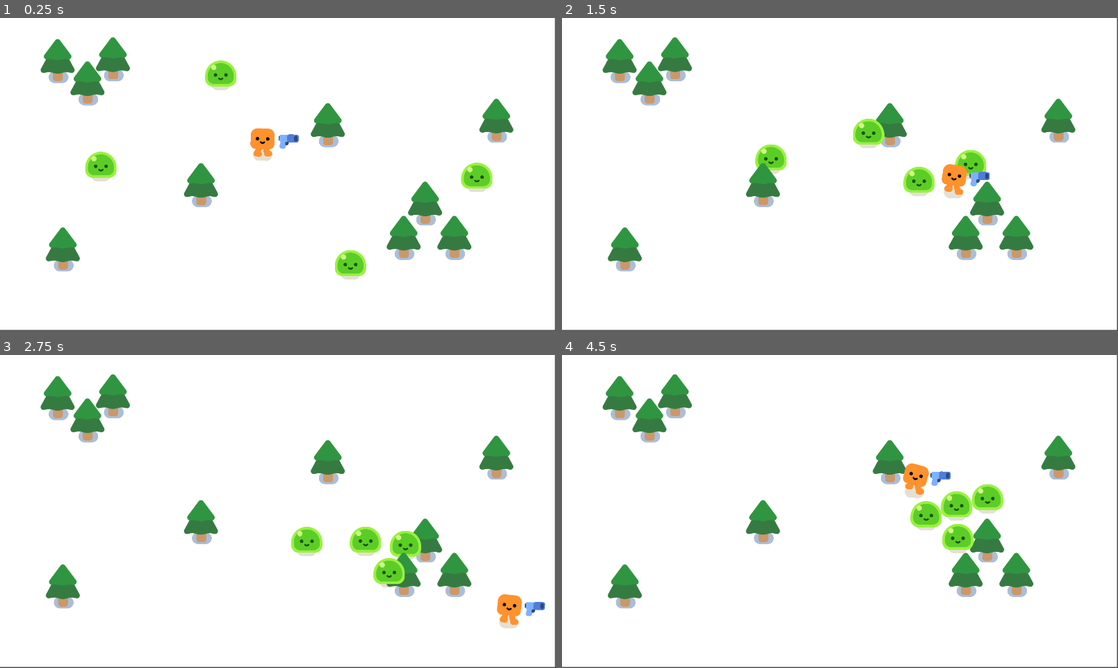
Above: before the commit, frames 1-4 (two rows, left to right).
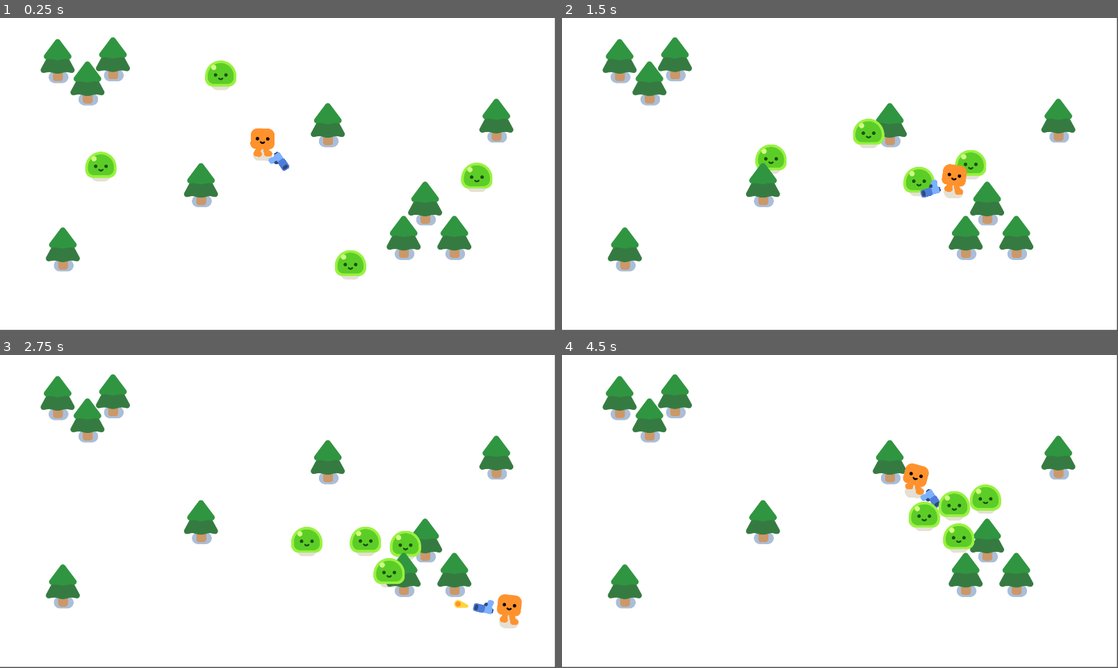
Above: after the commit, the same moments.

Repository: CWong1111/Cartoon-cute
Game: Godot game, scene res://survivors_game.tscn
Two runs of this game, one before a commit and one after it. Both use one fixed random seed, a clock stepped at 60 frames per second and the inputs below.
Inputs:
- Up to frame 1 (0.25 s): no input
- Up to frame 2 (1.5 s): hold D (move_right) 0.53-1.28 s; hold S (move_down) from 1.28 s (still down)
- Up to frame 3 (2.75 s): release S (move_down) at 2.03 s; hold D (move_right) from 2.03 s (still down)
- Up to frame 4 (4.5 s): release D (move_right) at 2.78 s; hold W (move_up) 2.78-3.53 s; hold A (move_left) from 3.53 s (still down)

The runs differ from the first frame. In frame 1, 0.2% of the frame differs, in the area x 48-54%, y 37-49%; in frame 2, 0.2%; in frame 3, 0.3%; in frame 4, 0.9%, in the area x 62-80%, y 37-64%.
Error before the commit: Parse Error: Expected indented block after function declaration. (res://gun.gd:9)

Commit message:
Cartoon cute 6
-Set up shooting mechanics

Diff:
--- a/bullet.tscn
+++ b/bullet.tscn
@@ -7,6 +7,7 @@
 radius = 18.0
 
 [node name="Bullet" type="Area2D"]
+top_level = true
 collision_layer = 0
 collision_mask = 3
 script = ExtResource("1_0bwr7")
--- a/gun.gd
+++ b/gun.gd
@@ -7,3 +7,11 @@
 		look_at(target_enemy.global_position)
 
 func shoot():
+	const BULLET = preload("res://bullet.tscn")
+	var new_bullet = BULLET.instantiate()
+	new_bullet.global_position = %ShootingPoint.global_position
+	new_bullet.global_rotation = %ShootingPoint.global_rotation
+	%ShootingPoint.add_child(new_bullet)
+
+func _on_timer_timeout():
+	shoot()
--- a/gun.tscn
+++ b/gun.tscn
@@ -24,5 +24,12 @@
 texture = ExtResource("1_pd3y8")
 
 [node name="ShootingPoint" type="Marker2D" parent="WeaponPivot/Pistol"]
+unique_name_in_owner = true
 position = Vector2(25.7701, -12.486)
 rotation = 0.00486173
+
+[node name="Timer" type="Timer" parent="."]
+wait_time = 0.3
+autostart = true
+
+[connection signal="timeout" from="Timer" to="." method="_on_timer_timeout"]
